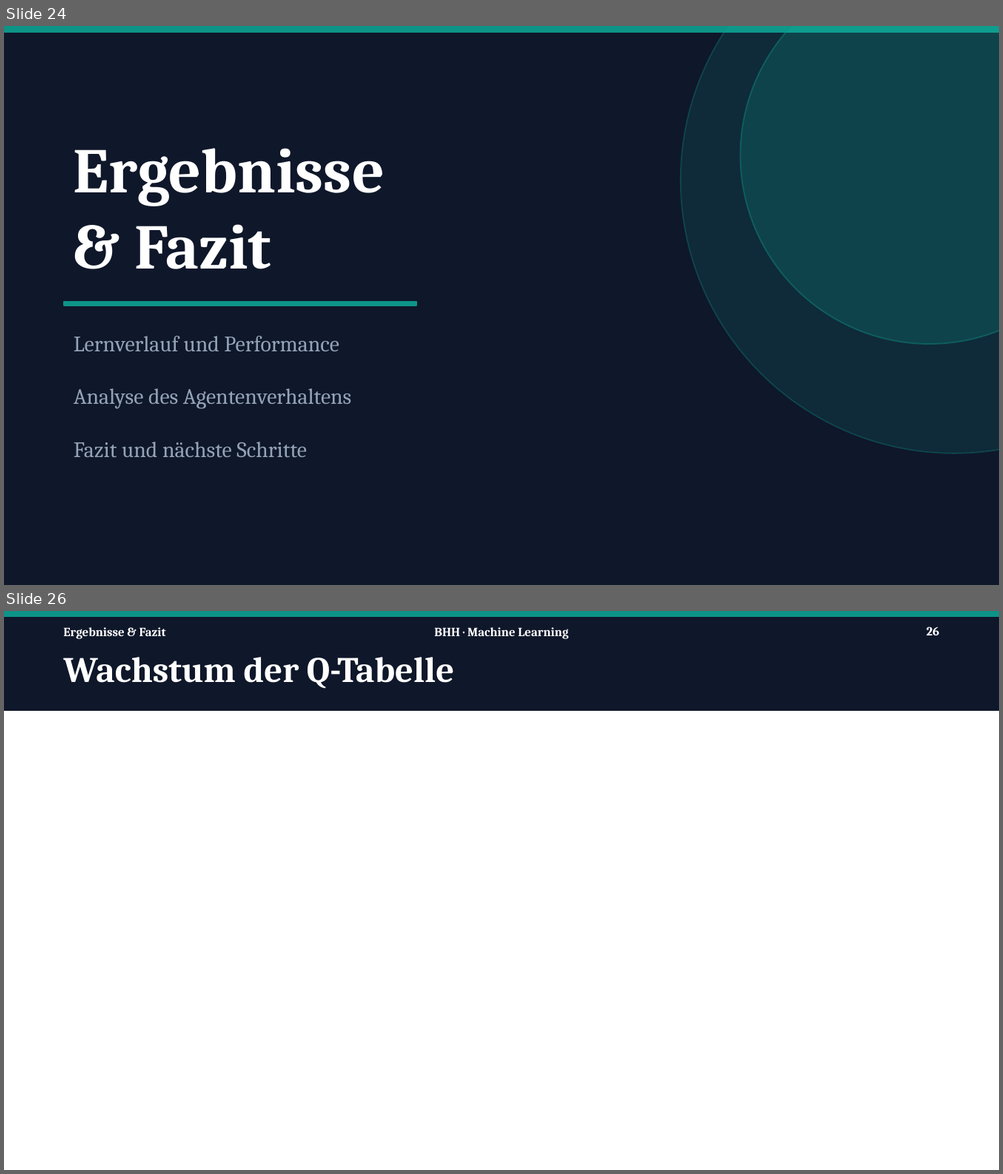
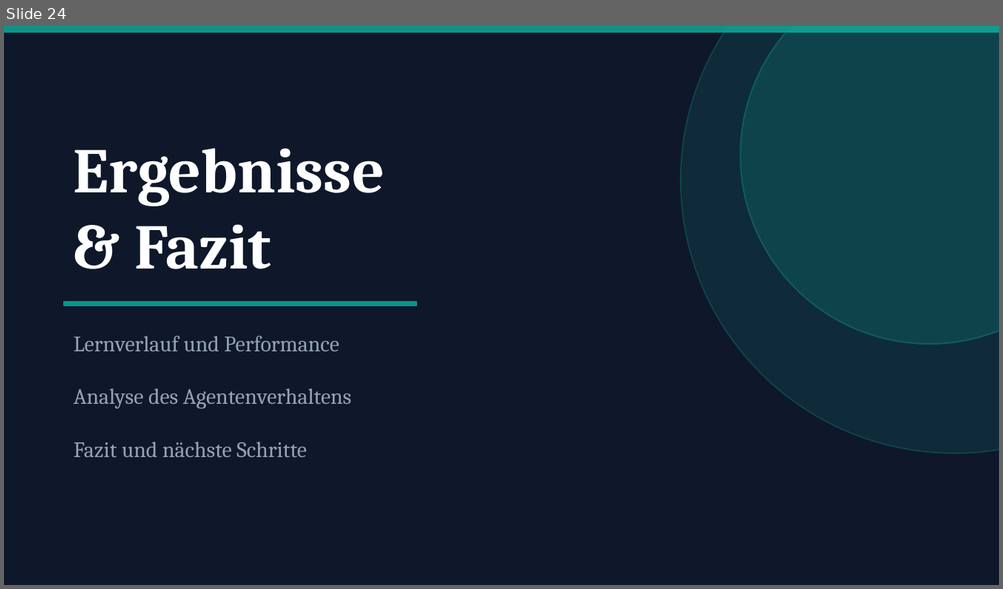
Before and after one commit to Tom-N-M/ml-blackjack, a slide deck: Präsi/PP_v2.pptx. Shown one above the other, each under a label of ours: slides 24 and 26 before the commit, slide 24 after it; the slides between them are not shown. The pictures are 1003x1174 and 1003x589 pixels, drawn with LibreOffice and Linux fonts; fonts in the diff are those of the drawing. Boxes give left, top, right and bottom in pixels: in the first picture for what was removed or moved away, otherwise in the second. Text is boxed around its words. In the diff, an @@ line names an element or a change of style, - is before the commit and + after.

Commit message:
Ergebnisse & Fazit ref #15

```diff
--- a/Präsi/PP_v2.pptx
+++ b/Präsi/PP_v2.pptx
@@ slide 26 removed at (4, 611, 999, 1170), background #FFFFFF @@
@@ rectangle removed at (4, 611, 999, 710) @@
@@ rectangle removed at (4, 611, 999, 616) @@
@@ text removed at (63, 627, 166, 639) @@
-Ergebnisse & Fazit
@@ text removed at (434, 627, 568, 639) @@
-BHH · Machine Learning
@@ page number removed at (926, 627, 939, 635) @@
-26
@@ text removed at (63, 657, 454, 689) @@
-Wachstum der Q-Tabelle
```
Also in this commit, not shown: 7 slides changed, 7 slides added, 5 other files.
